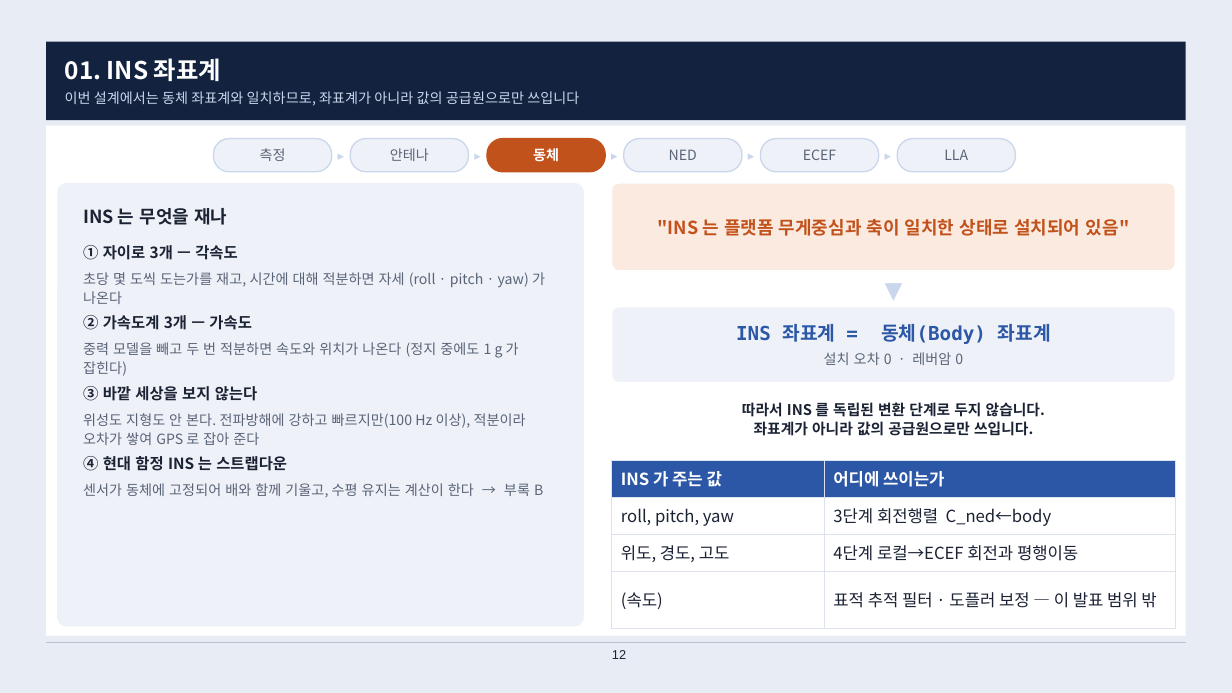
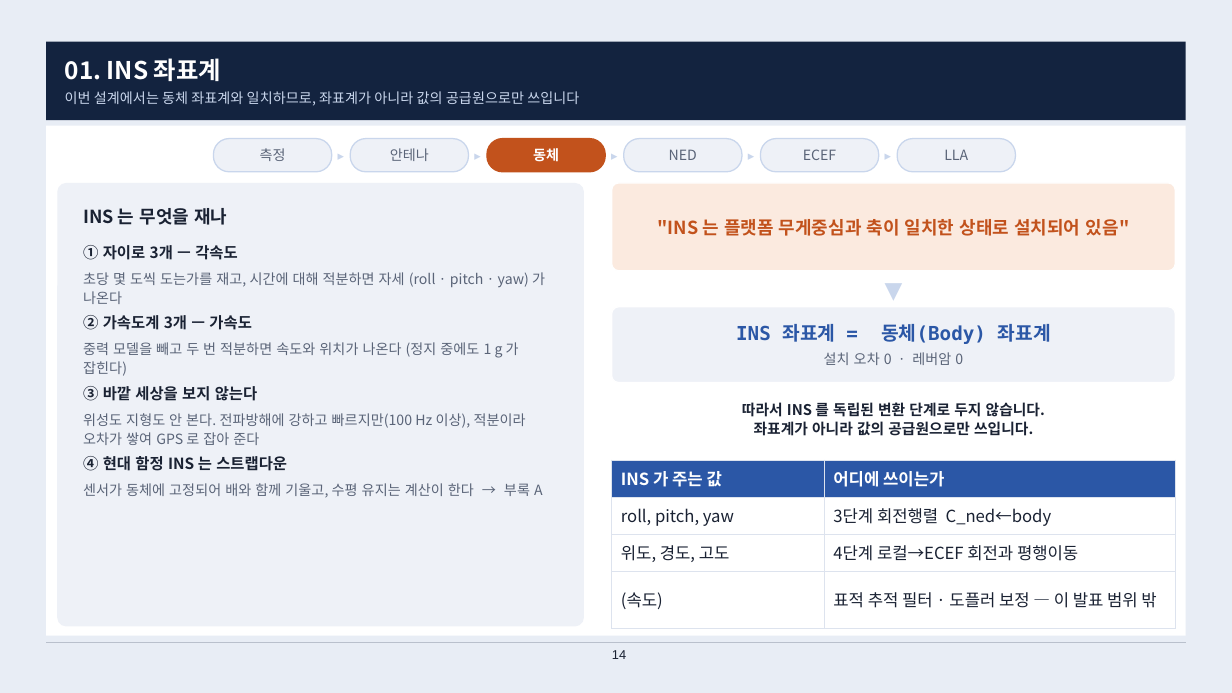
Before and after one commit to harley-hwan/IpcProc, a slide deck: slide 14 of Part2_CoordFrames/ref/산출물/Chapter2_coordinate_systems.pptx (slide 12 before the commit). Drawn at 1232x693 pixels with LibreOffice and Linux fonts; fonts in the diff are those of the drawing. Boxes give left, top, right and bottom in pixels: in the first picture for what was removed or moved away, otherwise in the second. Text is boxed around its words. In the diff, an @@ line names an element or a change of style, - is before the commit and + after.

```diff
--- a/Part2_CoordFrames/ref/산출물/Chapter2_coordinate_systems.pptx
+++ b/Part2_CoordFrames/ref/산출물/Chapter2_coordinate_systems.pptx
@@ text at bbox=[83, 483, 543, 498]: text changed @@
-센서가 동체에 고정되어 배와 함께 기울고, 수평 유지는 계산이 한다 → 부록 B
+센서가 동체에 고정되어 배와 함께 기울고, 수평 유지는 계산이 한다 → 부록 A
@@ page number at bbox=[612, 650, 626, 659]: text changed @@
-12
+14
```
Also in this commit, not shown: 6 other slides changed, 1 slide added, 8 other files.
